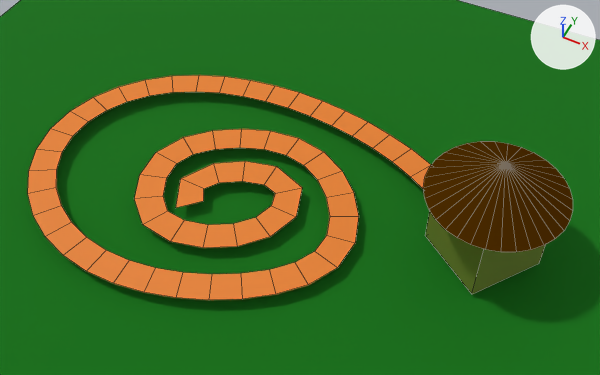
A saved change to the Blender file Assets/Models/map.blend.
Before and after are seen from a 50 mm camera at (20.1, -31.9, 44.6) aimed at (3.8, 0.9, 3.6). Arrows for +X, +Y and +Z are at upper right; the lights stay in place. Mesh edges are drawn as thin lines.

The first picture shows 'Ground', 'House', 'Path'.
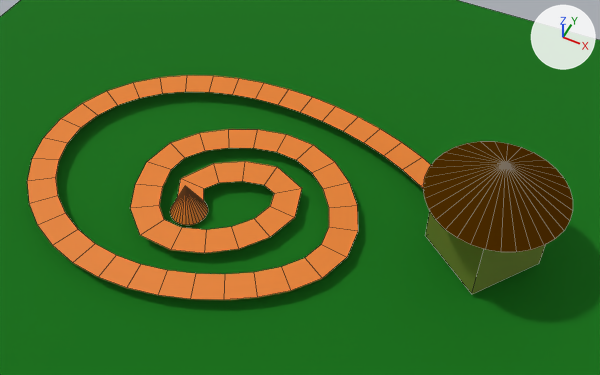
Boxes (x1, y1, x2, y2) around the edits, measured in the pictures (600 x 375 px):
'Path', reshaped
    before: (28, 75, 431, 300)
    after: (27, 75, 431, 300)
'Spawn', added
    after: (170, 186, 208, 225)

What changed in the scene script:
```text
Add me_cone:
    me_cone.from_pydata(...)  # a 32-sided cone pointing to +z spanning x -1.0..1.0, y -1.0..1.0, z -1.0..1.0
    me_cone.materials.append(mat_path)  # orange #e78028
Change cu_nurbspath:
    where _sp = cu_nurbspath.splines.new('NURBS'); _sp.points.add(16)
    remove _sp.points.foreach_set('co', [-3.909, -1.027, 2.474, 1.0, -5.563, 0.627, 2.474, 1.0, 2.514, 6.404, 2.474, 1.0, 5.048, -2.155, 2.474, 1.0, -4.121, -5.312, 2.474, 1.0, -6.31, -3.122, 2.474, 1.0, -8.499, 1.803, 2.474, 1.0, -4.121, 5.634, 2.474, 1.0, 2.584, 7.781, 2.474, 1.0, 8.604, 0.666, 2.474, 1.0, 6.962, -5.354, 2.474, 1.0, -8.362, -12.47, 2.474, 1.0, -20.95, 0.119, 2.474, 1.0, -7.815, 16.54, 2.474, 1.0, 18.38, 7.627, 2.474, 1.0, 17.08, -1.982, 2.474, 1.0, 20.38, -13.92, 2.474, 1.0])
    add _sp.points.foreach_set('co', [-3.909, -1.027, 2.474, 1.0, -5.563, 0.627, 2.474, 1.0, 2.514, 6.404, 2.474, 1.0, 5.048, -2.155, 2.474, 1.0, -4.612, -6.455, 2.474, 1.0, -6.31, -3.122, 2.474, 1.0, -8.499, 1.803, 2.474, 1.0, -4.121, 5.634, 2.474, 1.0, 2.584, 7.781, 2.474, 1.0, 8.604, 0.666, 2.474, 1.0, 6.962, -5.354, 2.474, 1.0, -8.362, -12.47, 2.474, 1.0, -20.95, 0.119, 2.474, 1.0, -7.815, 16.54, 2.474, 1.0, 18.38, 7.627, 2.474, 1.0, 17.08, -1.982, 2.474, 1.0, 20.38, -13.92, 2.474, 1.0])
Add ob_spawn:
    ob_spawn = bpy.data.objects.new('Spawn', me_cone)
    ob_spawn.location = (-3.45, -1.94, 1.69)
    ob_spawn.scale = (1.3, 1.3, 1.3)
```
